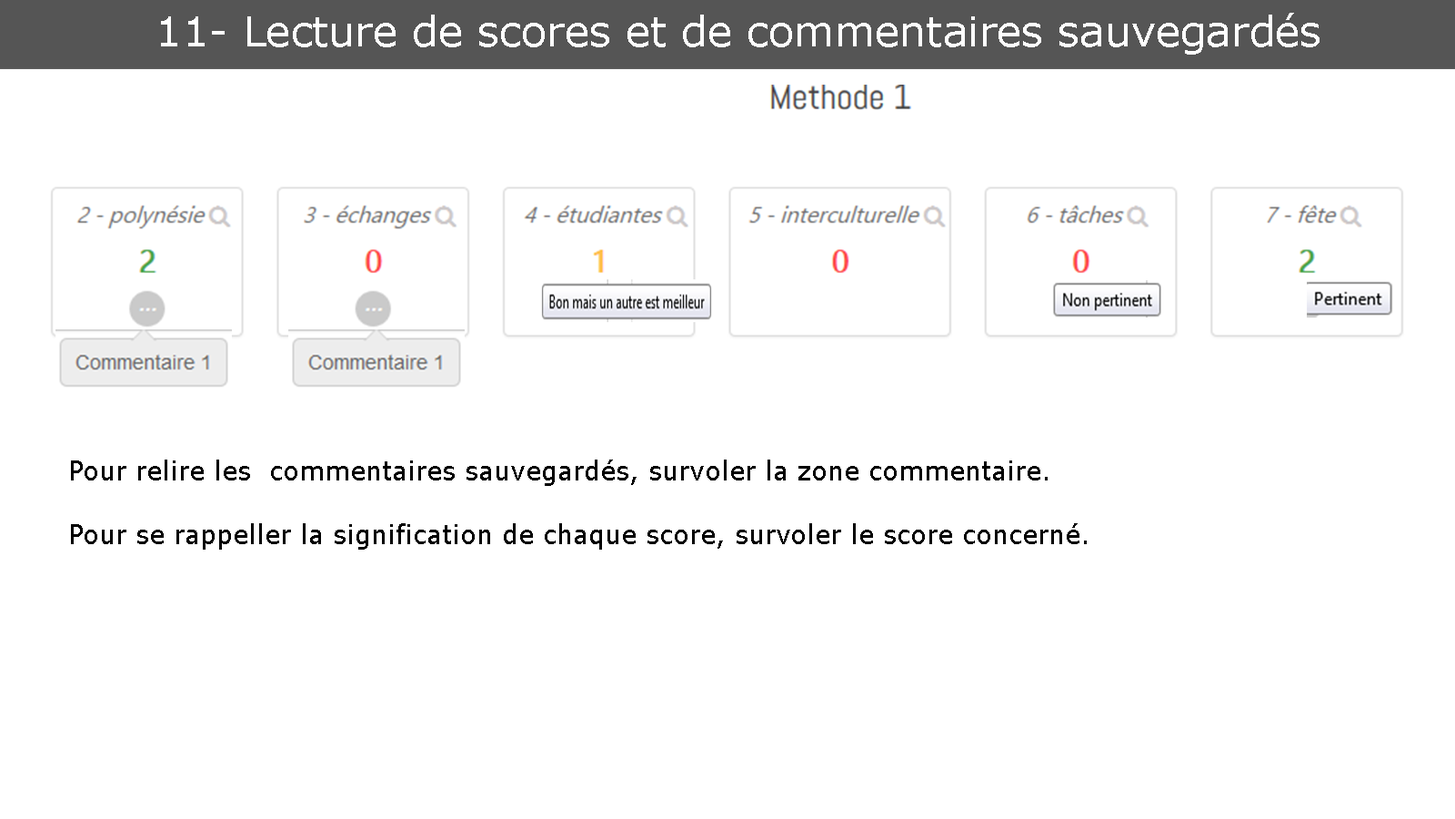
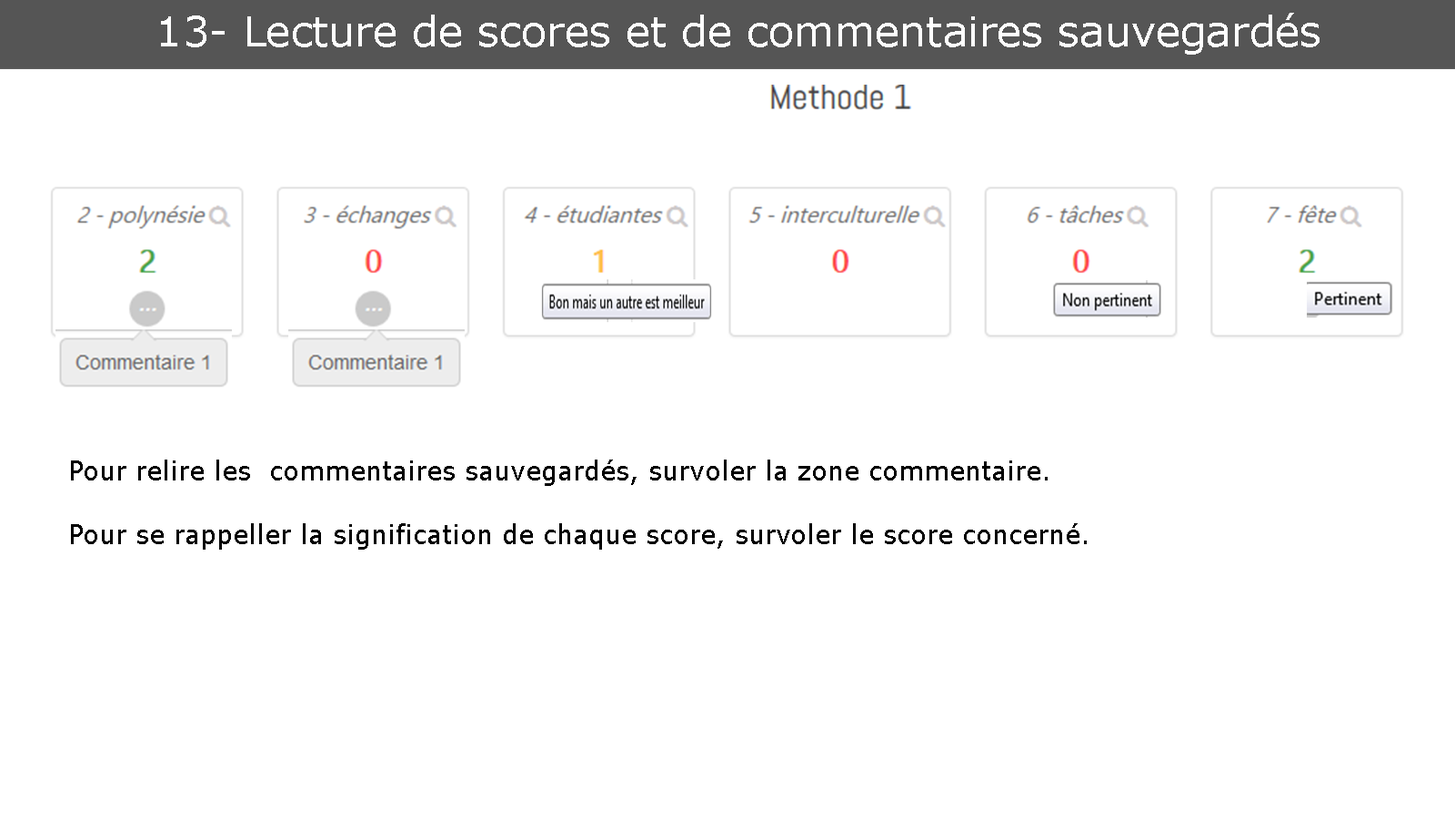
Before/after of a 1455px x 819px layered artwork. What changed in the layer stack:
renamed "11- Lecture de scores et de commentaires sauvegardés" to "13- Lecture de scores et de commentaires sauvegardés", painted on it over [186, 15, 207, 48]
